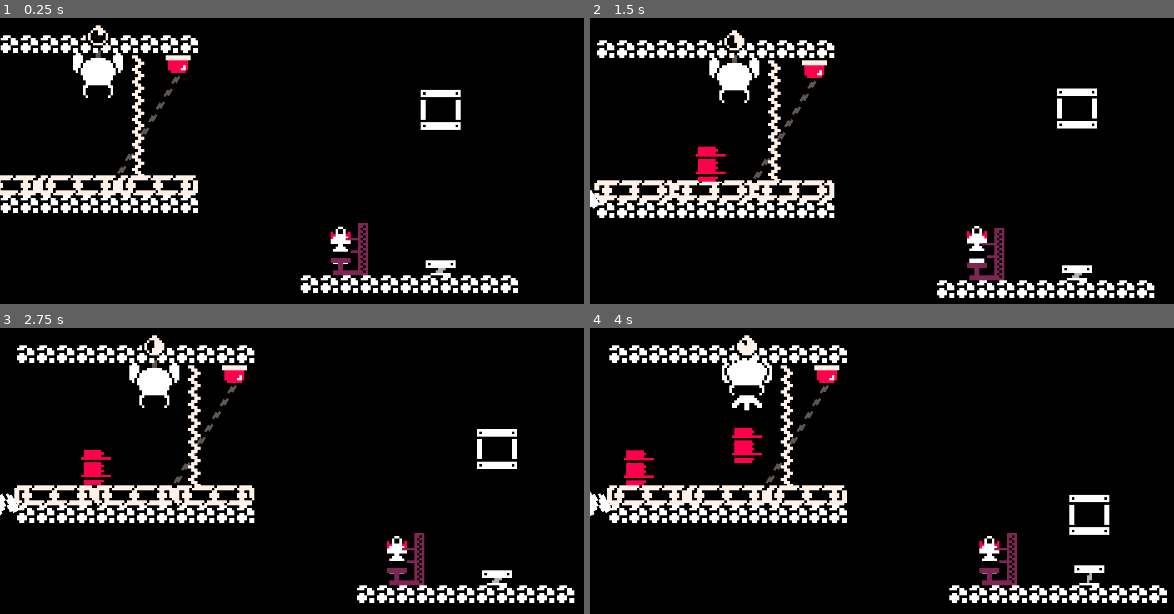
Above: before the commit, frames 1-4 (two rows, left to right).
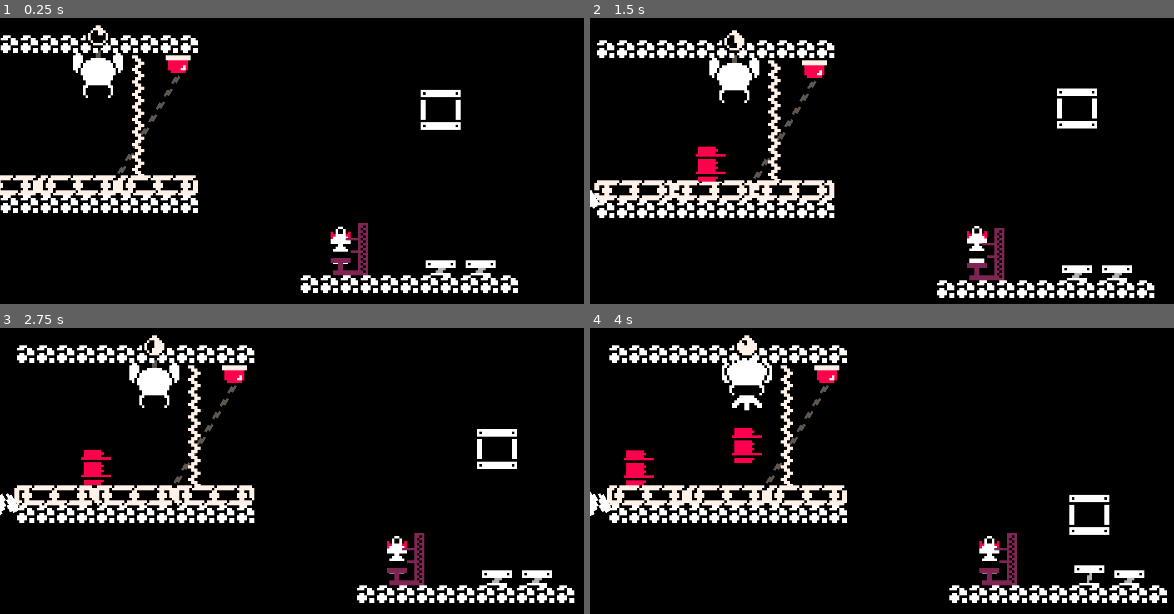
Above: after the commit, the same moments.

Repository: NEW-CYLANDIA/little-rocket
Game: Godot game, scene res://scenes/meta/meta.tscn
Same seed, same stepped clock (60 frames per second), same inputs: the game is played once before the commit and once after it.
Inputs (mouse positions are in pixels of both pictures, inside the frame that each line leads up to):
- Up to frame 1 (0.25 s): no input
- Up to frame 2 (1.5 s): move the mouse to (1168, 212) at 0.52 s; hold D (right) 0.53-1.28 s; right-click (1168, 212) at 0.6 s; move the mouse to (829, 258) at 1.27 s; hold S (down) from 1.28 s (still down); click (829, 258) at 1.35 s
- Up to frame 3 (2.75 s): move the mouse to (478, 448) at 2.02 s; release S (down) at 2.03 s; hold D (right) from 2.03 s (still down); right-click (478, 448) at 2.1 s
- Up to frame 4 (4 s): move the mouse to (outside the picture) at 2.77 s; release D (right) at 2.78 s; hold W (up) 2.78-3.53 s; click (outside the picture) at 2.85 s; move the mouse to (outside the picture) at 3.52 s; hold A (left) from 3.53 s (still down); right-click (outside the picture) at 3.6 s

The runs differ from the first frame. In frame 1, 0.2% of the frame differs, in the area x 79-85%, y 84-91%; in frame 2, 0.2%; in frame 3, 0.2%; in frame 4, 0.2%.

Commit message:
small fixes to level objects

Diff:
--- a/components/eye/eye.tscn
+++ b/components/eye/eye.tscn
@@ -11,11 +11,13 @@
 texture = ExtResource("2_t3eo3")
 
 [node name="LevelRaycast" type="RayCast2D" parent="." unique_id=1373657561]
+position = Vector2(3, 0)
 target_position = Vector2(109, 0)
 collision_mask = 2
 collide_with_areas = true
 
 [node name="DetectionRaycast" type="RayCast2D" parent="." unique_id=1940463068]
+position = Vector2(3, 0)
 target_position = Vector2(109, 0)
 collide_with_areas = true
 
--- a/objects/bounce_pad/bounce_pad.gd
+++ b/objects/bounce_pad/bounce_pad.gd
@@ -1,14 +1,15 @@
 extends Area2D
 @onready var sprite = $AnimatedSprite2D
 
+## TODO: Colin managed to break his ship on this
 func _ready():
 	body_entered.connect(_on_body_entered)
 func _on_body_entered(body:Node2D):
+	# only bounce in direction
+	# approach from any other direction and you die
 	if body is SimpleBody:
-		print("here")
 		sprite.play("bounce")
 		var force:Vector2 = Vector2.ZERO;
-		print(body.linear_velocity.dot(Vector2.from_angle(sprite.global_rotation)))
 		if abs(body.linear_velocity.x) > abs(body.linear_velocity.y):
 			force.x = -body.linear_velocity.x
 		else:
--- a/objects/cannon/cannon.gd
+++ b/objects/cannon/cannon.gd
@@ -9,6 +9,8 @@
 @onready var cooldown:Timer = $Cooldown
 
 signal cannonball_entered();
+
+##TODO: Cannon teleports player
 func _ready():
 	input_area.body_entered.connect(on_body_entered_input)
 func fire():
--- a/objects/conveyor/conveyor_belt.gd
+++ b/objects/conveyor/conveyor_belt.gd
@@ -1,9 +1,13 @@
 # Just encompasses and sends signals to multiple conveyors
 extends Node2D
 var conveyors:Array[Conveyor]
+
 @export var speed:float = 0.5;
 @export var start_on:bool = false;
+
+##TODO: Set sprite anim to match speed
 func _ready():
+
 	for child in get_children():
 		var conveyor = child as Conveyor
 		conveyor.speed = speed;
--- a/objects/fuel/fuel.gd
+++ b/objects/fuel/fuel.gd
@@ -4,7 +4,10 @@
 var velocity:Vector2;
 @export var friction = 0.9;
 
+
 var registered_inputs:Array[FuelInput]
+
+# TODO: sometimes these get stuck in nothingness when the player dies
 func _physics_process(delta):
 	# If we're detected by multiple inputs,
 	# only go towards closest one.
--- /dev/null
+++ b/objects/fuel_collectible.gd
@@ -0,0 +1,2 @@
+extends Node2D
+## TODO: when the player gets close, blow this up and give osme fuel
--- /dev/null
+++ b/objects/fuel_collectible.tscn
@@ -0,0 +1,6 @@
+[gd_scene format=3 uid="uid://qnfaxs6tnuct"]
+
+[ext_resource type="Script" uid="uid://c7i370uobc8oo" path="res://objects/fuel_collectible.gd" id="1_objoq"]
+
+[node name="FuelCollectible" type="Node2D" unique_id=1529260387]
+script = ExtResource("1_objoq")
--- a/objects/laser/laser.gd
+++ b/objects/laser/laser.gd
@@ -2,7 +2,16 @@
 extends Line2D
 @onready var collision_shape = $Area2D/CollisionShape2D
 
+#TODO: Add support for multiple lines
+# and add support for unfucking
+
+#TODO: Add support for toggling
+# and add support for toggling a group of lasers
 func _process(_delta):
 	var seg_shape = collision_shape.shape as SegmentShape2D
 	seg_shape.a = get_point_position(0)
 	seg_shape.b = get_point_position(1);
+
+func toggle():
+	#TODO
+	pass;
--- a/objects/laser/laser.tscn
+++ b/objects/laser/laser.tscn
@@ -9,6 +9,7 @@
 shader_parameter/scroll_speed = 2.000000569999999
 
 [sub_resource type="SegmentShape2D" id="SegmentShape2D_i0uuj"]
+resource_local_to_scene = true
 b = Vector2(32, 40)
 
 [node name="Laser" type="Line2D" unique_id=2039897366]
--- a/scenes/levels/base_level.tscn
+++ b/scenes/levels/base_level.tscn
@@ -9,6 +9,7 @@
 [ext_resource type="Script" uid="uid://ck602afteoar2" path="res://systems/connections/connections.gd" id="7_8iyoh"]
 [ext_resource type="PackedScene" uid="uid://b6xkl63nhqw78" path="res://systems/connections/connection.tscn" id="8_mq31s"]
 [ext_resource type="Script" uid="uid://hml3dq2f374x" path="res://environment/death_zone.gd" id="9_icy5c"]
+[ext_resource type="PackedScene" uid="uid://nqstvonjfffj" path="res://objects/bounce_pad/bounce_pad.tscn" id="10_j7gcg"]
 
 [sub_resource type="RectangleShape2D" id="RectangleShape2D_nlb7l"]
 size = Vector2(1866, 554)
@@ -55,4 +56,7 @@
 script = ExtResource("7_8iyoh")
 connection_scene = ExtResource("8_mq31s")
 
+[node name="BouncePad" parent="." unique_id=1587595348 instance=ExtResource("10_j7gcg")]
+position = Vector2(-480, 200)
+
 [connection signal="ship_entered" from="Portal" to="." method="_on_portal_ship_entered"]
--- a/scenes/levels/sandbox.tscn
+++ b/scenes/levels/sandbox.tscn
@@ -49,7 +49,7 @@
 position = Vector2(-633, 112)
 wait_time = 1.0
 
-[node name="BouncePad" parent="." index="6" unique_id=1587595348 instance=ExtResource("9_uq7s3")]
+[node name="BouncePad2" parent="." index="6" unique_id=1587595348 instance=ExtResource("9_uq7s3")]
 position = Vector2(-496, 200)
 rotation = 4.712389
 
Not shown, added: objects/fuel_collectible.gd.uid
